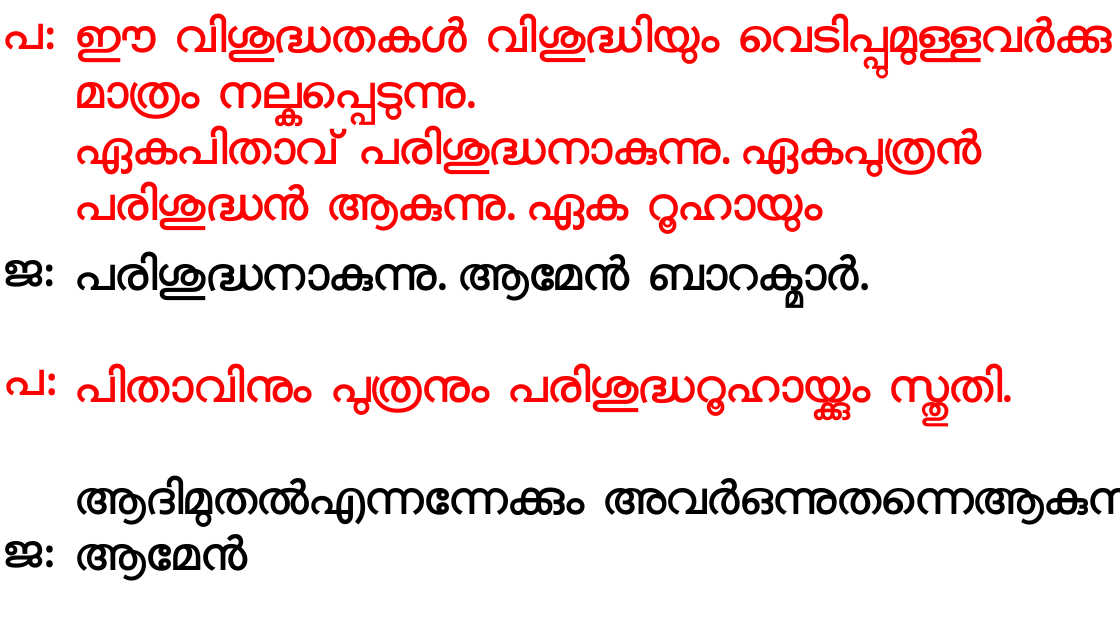
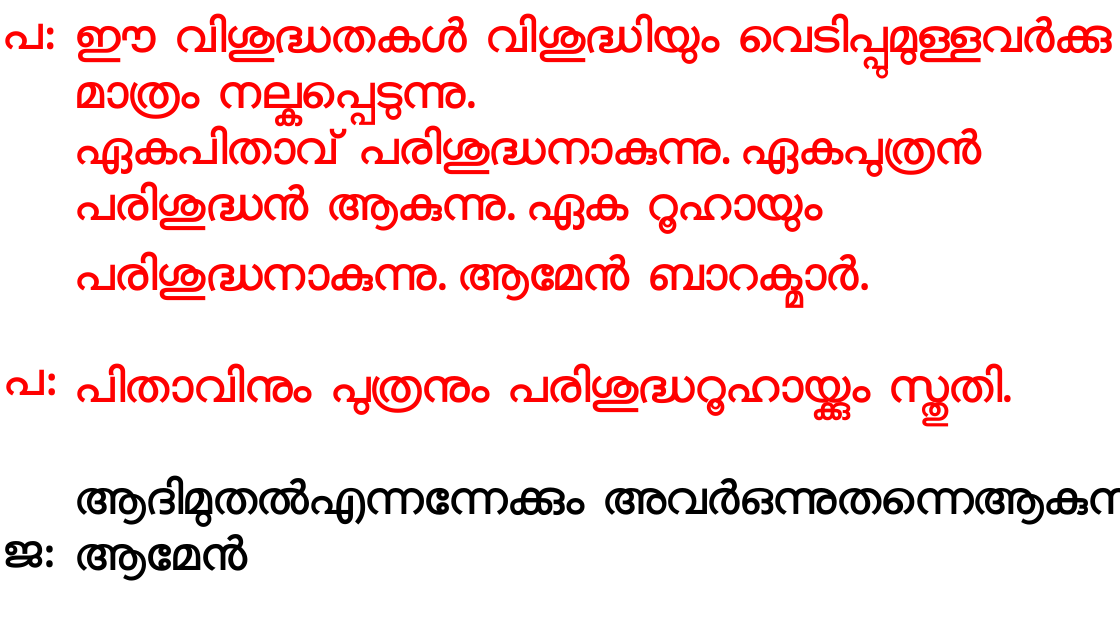
Before and after one commit to gijocode/Church_PPT_Utility, a slide deck: slide 112 of templates/malayalam_service_template.pptx. Drawn at 1120x630 pixels with LibreOffice and Linux fonts; fonts in the diff are those of the drawing. Boxes give left, top, right and bottom in pixels: in the first picture for what was removed or moved away, otherwise in the second. Text is boxed around its words. In the diff, an @@ line names an element or a change of style, - is before the commit and + after.

```diff
--- a/templates/malayalam_service_template.pptx
+++ b/templates/malayalam_service_template.pptx
@@ text removed at (3, 260, 55, 287) @@
-ജ:
@@ text at (76, 253, 870, 303): text colour #000000 to #FF0000 in "പരിശുദ്ധനാകുന്നു. ആമേന്‍ ബാറക്മാര്‍." @@
```
Also in this commit, not shown: 1 other slide changed.
